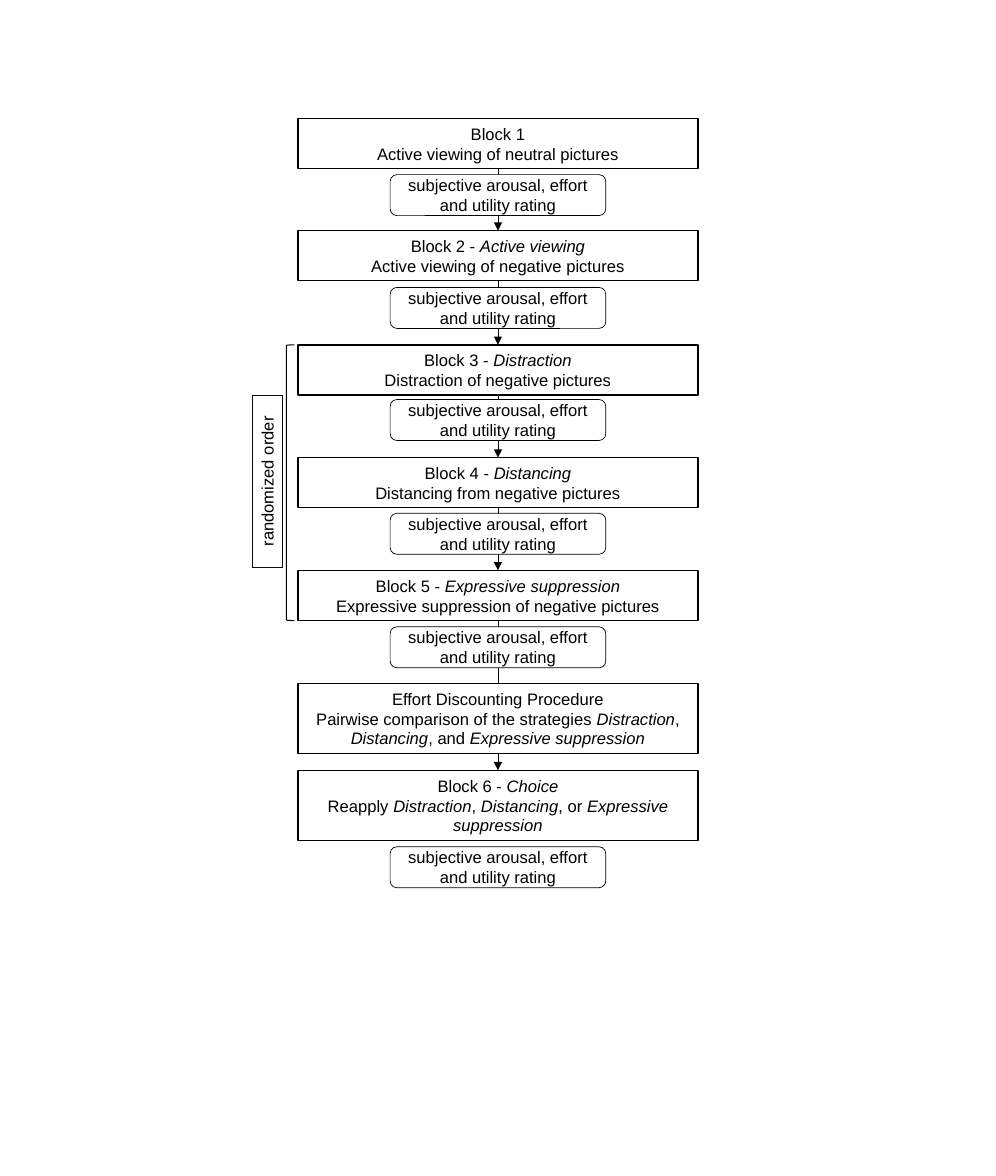
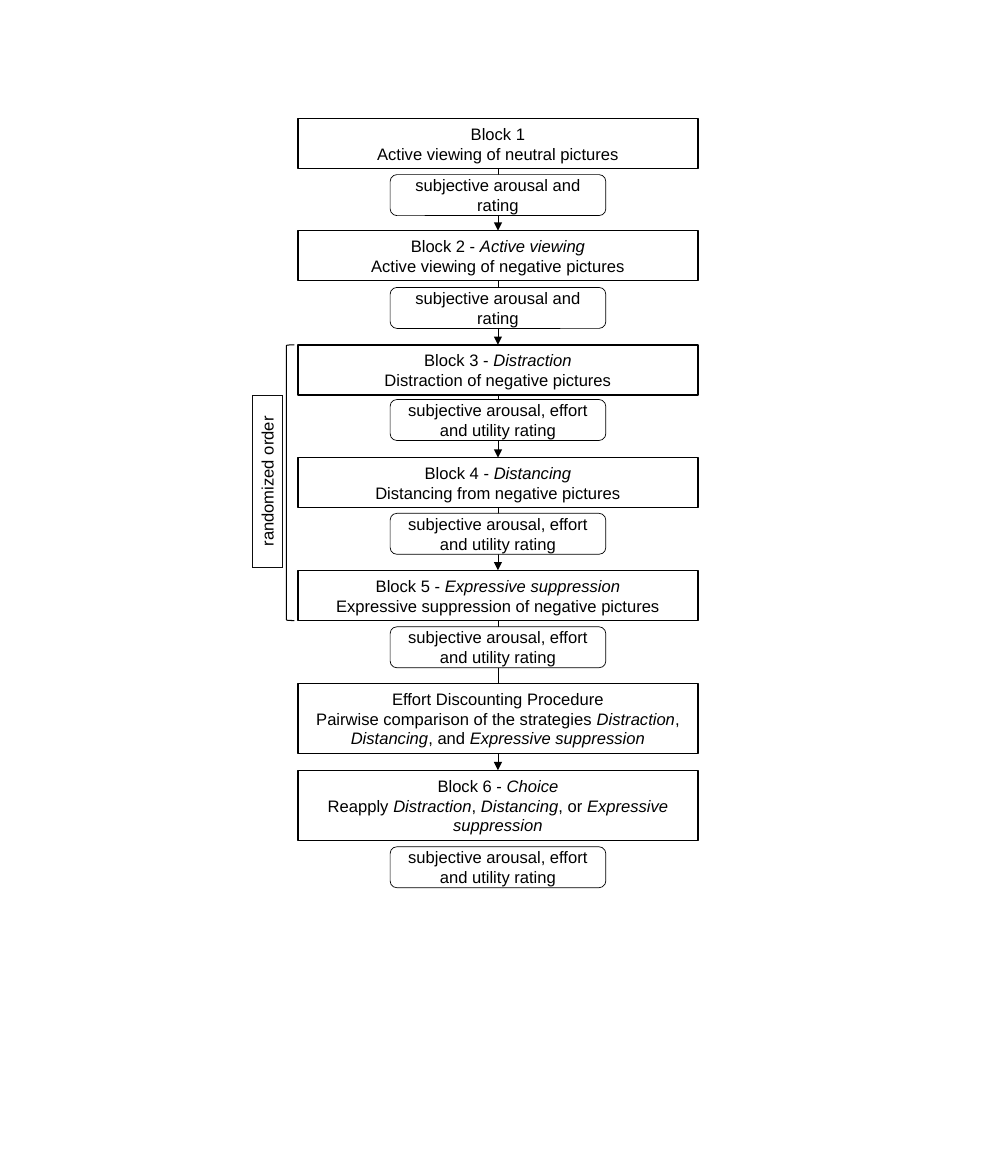
Before and after one commit to ChScheffel/CAD, a slide deck: slide 1 of 06_Paper/ER-ED/figures/Design_ER-ED.pptx. Drawn at 996x1176 pixels with LibreOffice and Linux fonts; fonts in the diff are those of the drawing. Boxes give left, top, right and bottom in pixels: in the first picture for what was removed or moved away, otherwise in the second. Text is boxed around its words. In the diff, an @@ line names an element or a change of style, - is before the commit and + after.

Commit message:
corrected figure 2
we do not need utility ratings after strategy "active viewing"

```diff
--- a/06_Paper/ER-ED/figures/Design_ER-ED.pptx
+++ b/06_Paper/ER-ED/figures/Design_ER-ED.pptx
@@ text in rounded rectangle at [415, 179, 581, 216]: text changed @@
-subjective arousal, effort and utility rating
+subjective arousal and rating
@@ text in rounded rectangle at [415, 292, 581, 329]: text changed @@
-subjective arousal, effort and utility rating
+subjective arousal and rating
```
Also in this commit, not shown: 1 other file.
